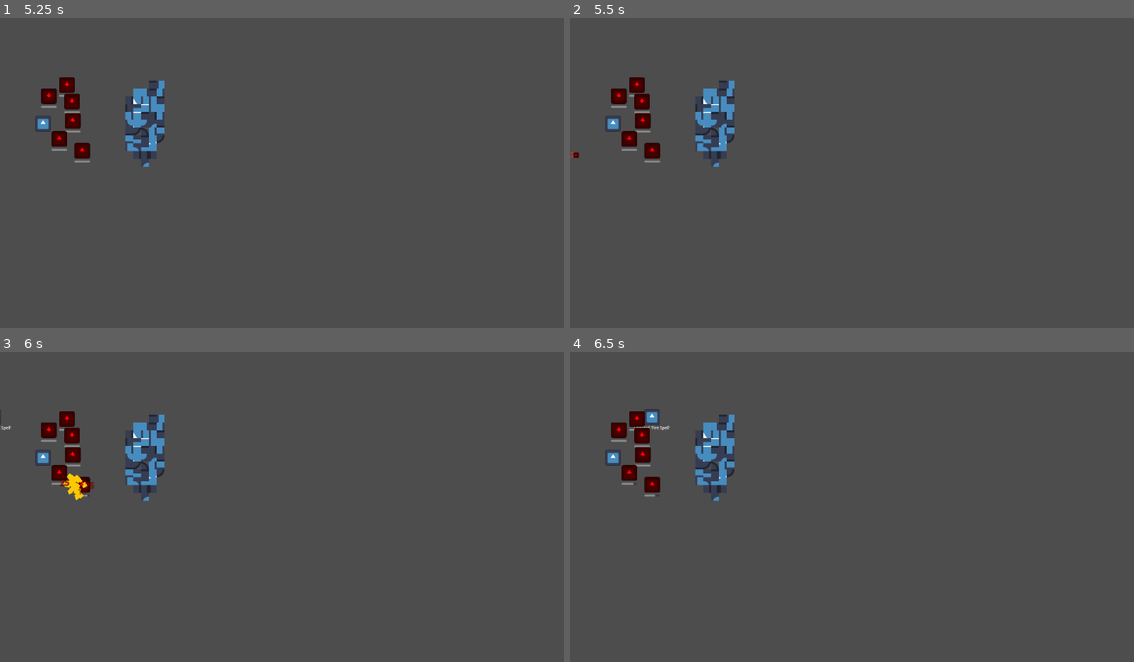
Above: before the commit, frames 1-4 (two rows, left to right).
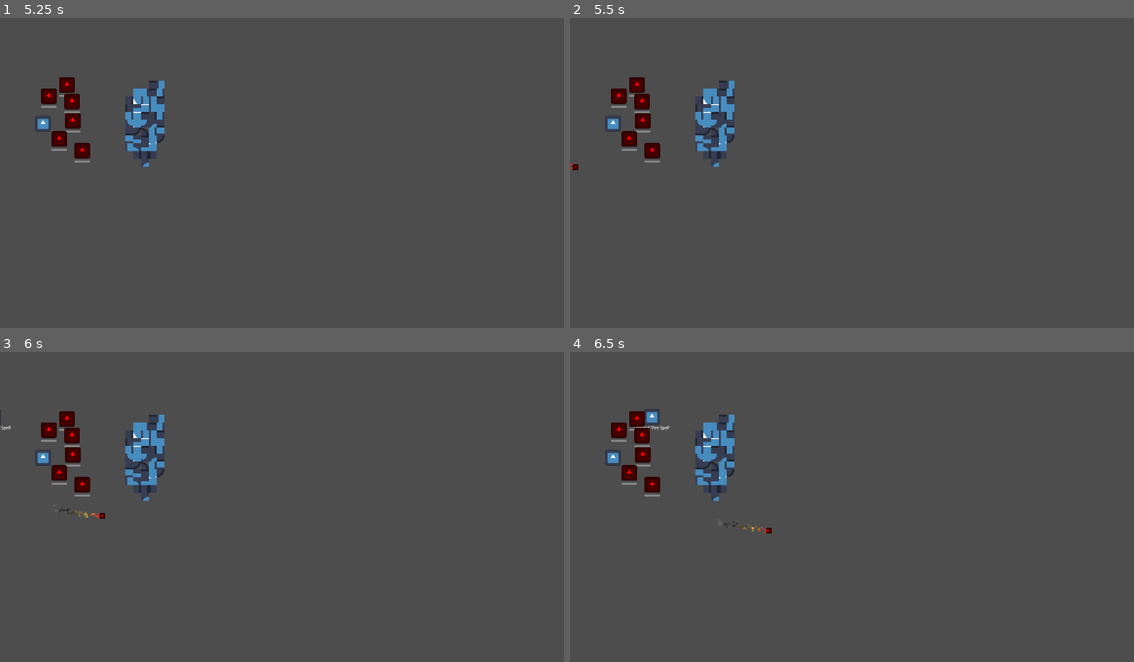
Above: after the commit, the same moments.

Repository: NIK-Pro-coder/coop-roguelike-reborn
Game: Godot game, scene res://main.tscn
Two runs of this game, one before a commit and one after it. Both use one fixed random seed, a clock stepped at 60 frames per second and the inputs below. The engine's default icon, where the game draws it, is replaced by a stand-in: a white triangle on a blue panel in a dark square.
Inputs (mouse positions are in pixels of both pictures, inside the frame that each line leads up to):
- Up to frame 1 (5.25 s): tap Enter at 0.5, 5 s; move the mouse to (253, 241) at 0.52 s; hold Tab (cycle_spell) 0.53-1.28 s; hold W (up) 0.53-2.03 s; click (253, 241) at 0.67 s; move the mouse to (451, 222) at 1.27 s; right-click (451, 222) at 1.35 s; move the mouse to (112, 129) at 2.02 s; hold Tab (cycle_spell) 2.03-2.78 s; hold A (left) 2.03-3.53 s; move the mouse to (310, 176) at 2.77 s; right-click (310, 176) at 2.85 s; click (310, 176) at 2.92 s; move the mouse to (197, 98) at 3.52 s; hold S (down) 3.53-4.28 s; hold Tab (cycle_spell) 3.53-4.28 s; tap Space at 4.25 s; move the mouse to (406, 160) at 4.27 s; hold D (right) 4.28-5.03 s; right-click (406, 160) at 4.35 s; move the mouse to (169, 191) at 5.02 s; hold W (up) from 5.03 s (still down); hold Tab (cycle_spell) from 5.03 s (still down); click (169, 191) at 5.17 s
- Up to frame 2 (5.5 s): keep holding W (up); keep holding Tab (cycle_spell)
- Up to frame 3 (6 s): move the mouse to (338, 441) at 5.77 s; release W (up) at 5.78 s; release Tab (cycle_spell) at 5.78 s; hold D (right) from 5.78 s (still down); right-click (338, 441) at 5.85 s
- Up to frame 4 (6.5 s): keep holding D (right)

Frame 1 is identical in both runs. In frame 2, less than 0.1% of the frame differs, in the area x 0-2%, y 43-50%; in frame 3, 0.3%, in the area x 10-19%, y 39-54%; in frame 4, less than 0.1%.

Commit message:
Tweaked minimum dot product in aim-assist to be less forgiving

Diff:
--- a/Player/player.gd
+++ b/Player/player.gd
@@ -146,7 +146,8 @@
         var norm_diff: Vector2 = real_diff.rotated(-ang)
         var dist: float = abs(norm_diff.y)
 
-        if dot >= .9 and (dist < min_dist or min_dist < 0.0):
+        # You have to aim with about +- 10° accuracy to have aim-assist
+        if dot >= .985 and (dist < min_dist or min_dist < 0.0):
           min_dist = dist
           new_dir = real_diff.normalized()
 
